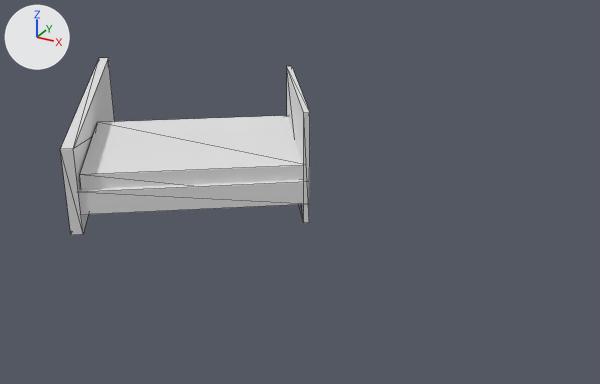
What one commit did to the glTF model dataset/unit_augment/mesh_08.glb.
One viewpoint serves both versions: a 50 mm lens placed at (1.209, -1.689, 0.769), pointed at (0.5, -0.4, 0.124). The lights are fixed; the arrows at upper left show +X, +Y and +Z. Mesh edges are drawn as thin lines. Where no turn or scale is listed for an object, it has been applied to the vertices.

Names of what the first picture shows: 'geometry_0'.
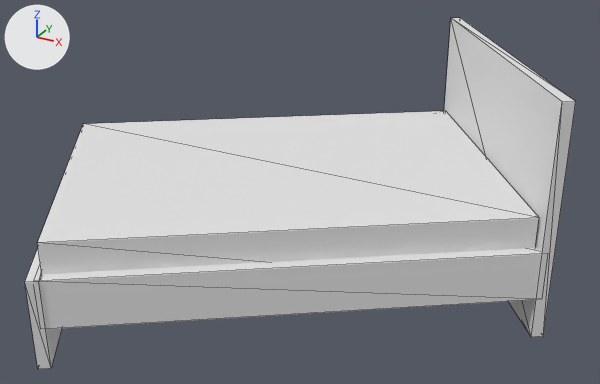
Where the change shows, as pixel boxes (x1, y1, x2, y2) in the pictures (600 x 384 px; the box of a moved part takes in the faces that stretch with it):
'geometry_0', reshaped (120% wider, 98% taller)
    before: (60, 58, 310, 235)
    after: (25, 18, 576, 369)
part 1 of me_geometry_0, moved or reshaped
    before: (60, 58, 114, 235)
    after: (444, 18, 576, 337)
part 2 of me_geometry_0, moved or reshaped
    before: (287, 66, 310, 223)
    after: (25, 248, 62, 369)
part 3 of me_geometry_0, moved or reshaped
    before: (80, 115, 303, 189)
    after: (37, 111, 539, 274)
part 4 of me_geometry_0, moved or reshaped
    before: (79, 180, 304, 215)
    after: (39, 246, 542, 329)

The change in detail:
me_geometry_0 has 32 vertices, 48 faces and spans x -0.356..0.459, y -0.571..0.026, z 0.0..0.245.
me_geometry_0 is used by ob_geometry_0; location (0.0, 0.0, 0.0).
me_geometry_0 part 1: the loose piece of 8 vertices spanning x -0.356..0.076, y -0.571..0.026, z 0.0..0.188 is scaled about its middle by (0.818, 0.818, 2.14), then moved by (0.963, 0.028, 0.108).
me_geometry_0 part 2: the loose piece of 8 vertices spanning x 0.244..0.459, y -0.29..0.007, z 0.0..0.245 is scaled about its middle by (1.65, 1.65, 0.628), then moved by (-0.174, -0.559, -0.045).
me_geometry_0 part 3: the loose piece of 8 vertices spanning x -0.12..0.45, y -0.54..-0.003, z 0.052..0.125 is scaled about its middle by 1.65, then moved by (0.333, -0.2, 0.057).
Part 4, on me_geometry_0:
Vertex 16 of me_geometry_0 moves from (0.255, 0.006, 0.042) to (0.657, -0.007, 0.07).
Vertex 17 of me_geometry_0 moves from (0.458, -0.282, 0.042) at pixel (309, 204) to (0.991, -0.481, 0.07) at pixel (542, 299).
Vertex 18 of me_geometry_0 moves from (0.066, -0.558, 0.042) to (0.346, -0.936, 0.07) at pixel (40, 329).
Vertex 19 of me_geometry_0 moves from (-0.137, -0.271, 0.042) to (0.011, -0.463, 0.07).
Vertex 20 of me_geometry_0 moves from (0.255, 0.006, 0.093) to (0.657, -0.007, 0.153).
Vertex 21 of me_geometry_0 moves from (0.458, -0.282, 0.093) at pixel (309, 181) to (0.991, -0.481, 0.153) at pixel (548, 253).
Vertex 22 of me_geometry_0 moves from (0.066, -0.558, 0.093) to (0.346, -0.936, 0.153) at pixel (33, 281).
Vertex 23 of me_geometry_0 moves from (-0.137, -0.271, 0.093) to (0.011, -0.463, 0.153).
